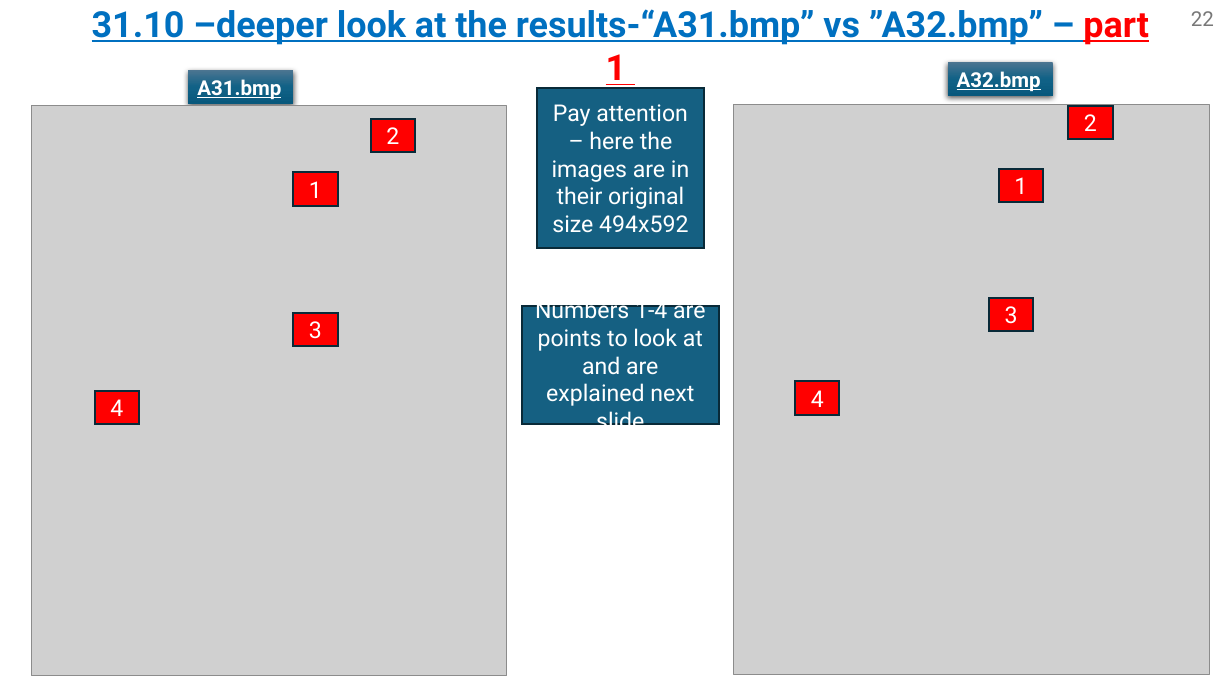
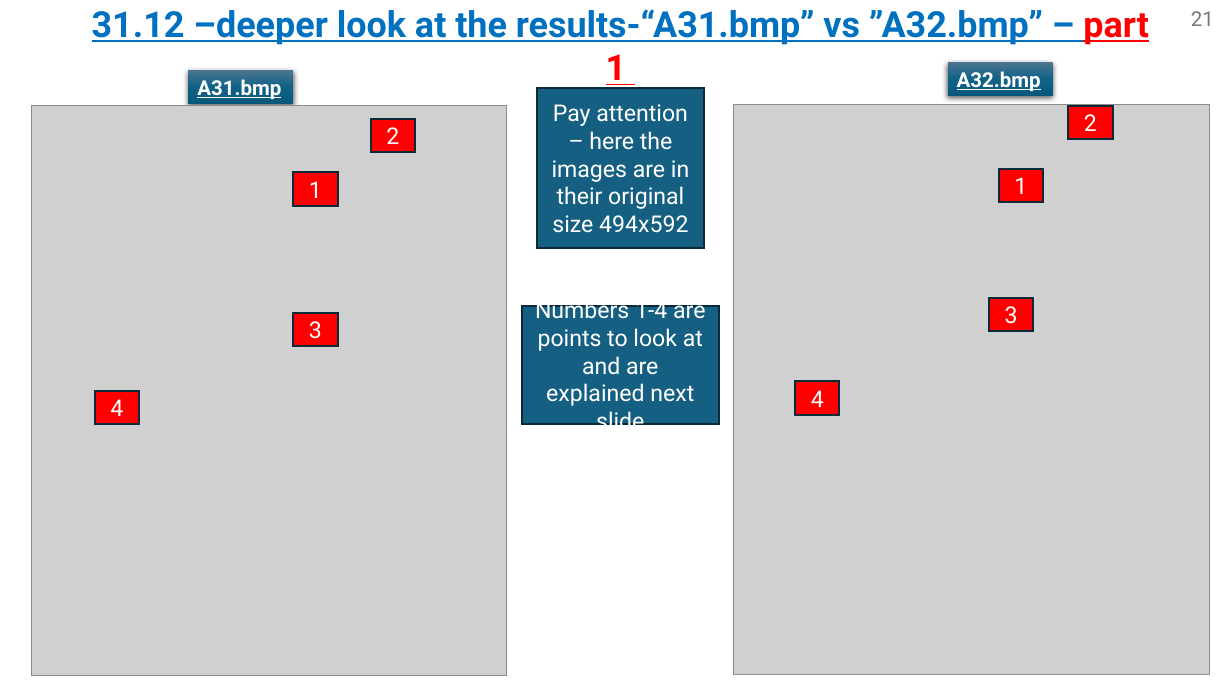
Before and after one commit to omripony/image-processing, a slide deck: slide 21 of labs/lab31-waiting for grade/version 2/1950-2210-7939-ImPr31-2.pptx (slide 22 before the commit). Drawn at 1232x693 pixels with LibreOffice and Linux fonts; fonts in the diff are those of the drawing; grey boxes stand for pictures. Boxes give left, top, right and bottom in pixels: in the first picture for what was removed or moved away, otherwise in the second. Text is boxed around its words. In the diff, an @@ line names an element or a change of style, - is before the commit and + after.

```diff
--- a/labs/lab31-waiting for grade/version 2/1950-2210-7939-ImPr31-2.pptx
+++ b/labs/lab31-waiting for grade/version 2/1950-2210-7939-ImPr31-2.pptx
@@ text at box(92, 9, 1149, 45): text changed @@
-31.10 –deeper look at the results-“A31.bmp” vs ”A32.bmp” – part 1
+31.12 –deeper look at the results-“A31.bmp” vs ”A32.bmp” – part 1
@@ page number at box(1191, 11, 1214, 26): text changed @@
-22
+21
```
Also in this commit, not shown: 13 other slides changed, 2 slides added, 3 slides removed.
